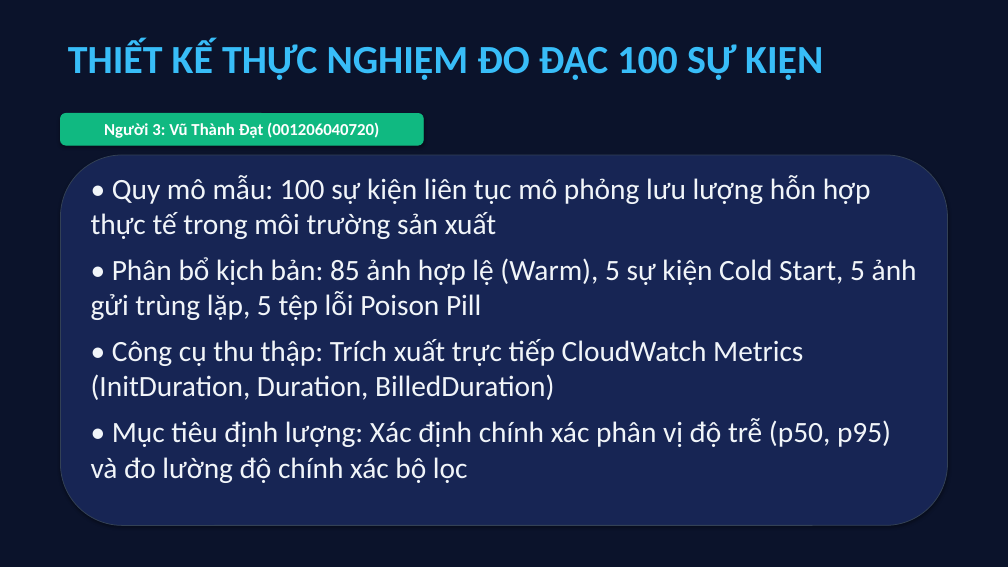
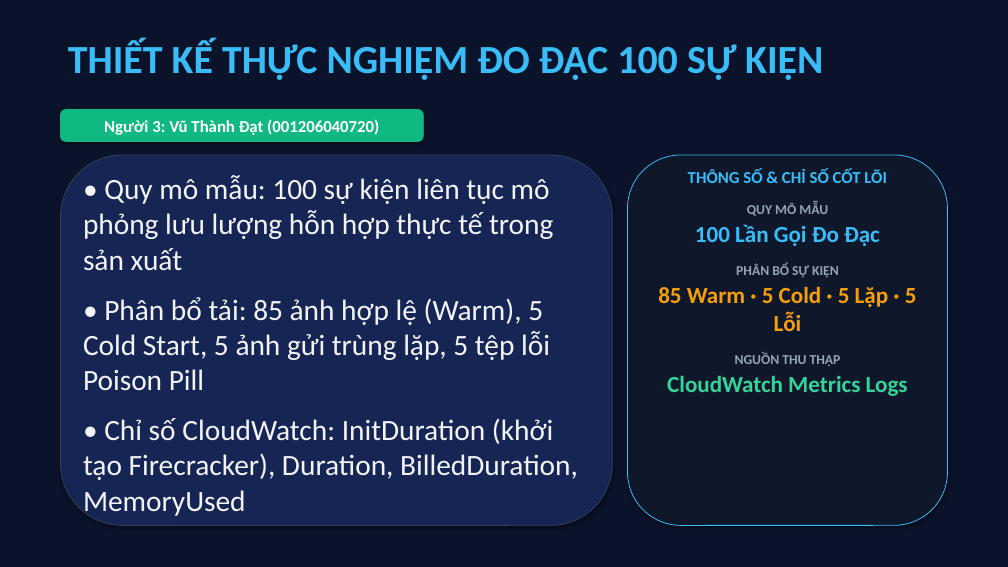
Before and after one commit to datdanghoccode/DTDM_XuLyAnh_Serverless, a slide deck: slide 9 of docs/DTDM_ThuyetTrinh_DeTai9.pptx. Drawn at 1008x567 pixels with LibreOffice and Linux fonts; fonts in the diff are those of the drawing. Boxes give left, top, right and bottom in pixels: in the first picture for what was removed or moved away, otherwise in the second. Text is boxed around its words. In the diff, an @@ line names an element or a change of style, - is before the commit and + after.

```diff
--- a/docs/DTDM_ThuyetTrinh_DeTai9.pptx
+++ b/docs/DTDM_ThuyetTrinh_DeTai9.pptx
@@ rounded rectangle "Người 3: Vũ Thành Đạt ...": place and size @@
-rounded rectangle "Người 3: Vũ Thành Đạt ..." at box(60, 113, 423, 145)
+rounded rectangle "Người 3: Vũ Thành Đạt ..." at box(60, 110, 423, 141)
@@ rounded rectangle: place and size @@
-rounded rectangle at box(60, 155, 948, 526)
+rounded rectangle at box(60, 155, 613, 526)
@@ text at box(83, 175, 578, 518): text changed @@
-• Quy mô mẫu: 100 sự kiện liên tục mô phỏng lưu lượng hỗn hợp thực tế trong môi trường sản xuất
-• Phân bổ kịch bản: 85 ảnh hợp lệ (Warm), 5 sự kiện Cold Start, 5 ảnh gửi trùng lặp, 5 tệp lỗi Poison Pill
-• Công cụ thu thập: Trích xuất trực tiếp CloudWatch Metrics (InitDuration, Duration, BilledDuration)
-• Mục tiêu định lượng: Xác định chính xác phân vị độ trễ (p50, p95) và đo lường độ chính xác bộ lọc
+• Quy mô mẫu: 100 sự kiện liên tục mô phỏng lưu lượng hỗn hợp thực tế trong sản xuất
+• Phân bổ tải: 85 ảnh hợp lệ (Warm), 5 Cold Start, 5 ảnh gửi trùng lặp, 5 tệp lỗi Poison Pill
+• Chỉ số CloudWatch: InitDuration (khởi tạo Firecracker), Duration, BilledDuration, MemoryUsed
@@ rounded rectangle added at box(628, 155, 948, 526), fill #0F172A, outline #38BDF8 0.75 pt @@
@@ text added at box(658, 169, 917, 396), 22 pt, text #38BDF8, bold @@
+THÔNG SỐ & CHỈ SỐ CỐT LÕI
+QUY MÔ MẪU
+100 Lần Gọi Đo Đạc
+PHÂN BỔ SỰ KIỆN
+85 Warm · 5 Cold · 5 Lặp · 5 Lỗi
+NGUỒN THU THẬP
+CloudWatch Metrics Logs
```
Also in this commit, not shown: 11 other slides changed.
